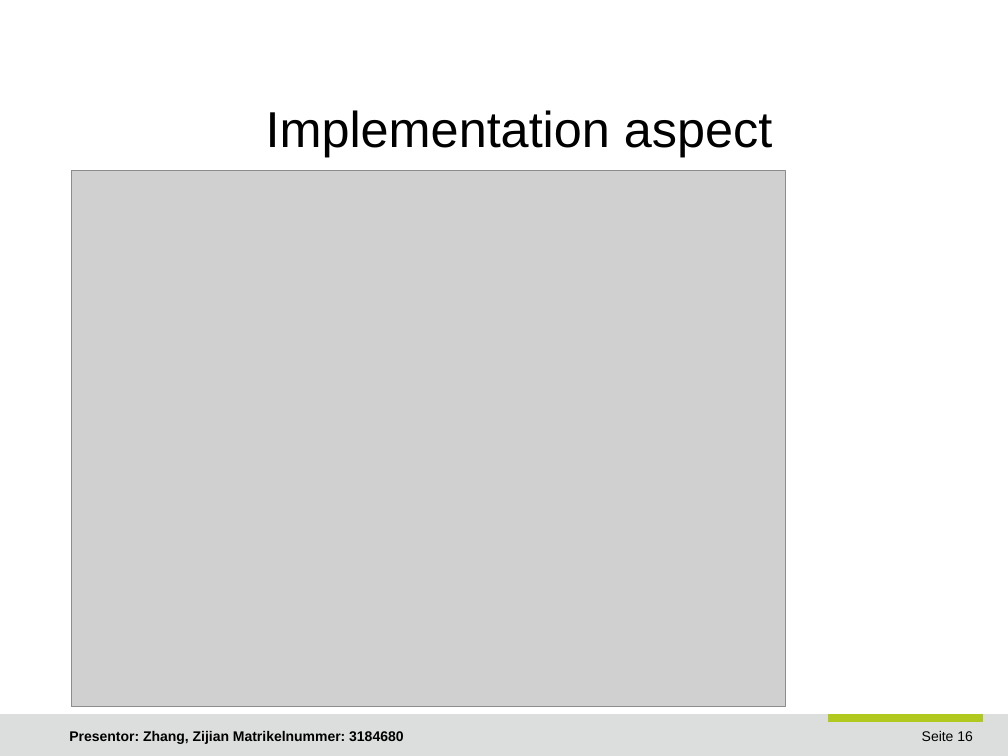
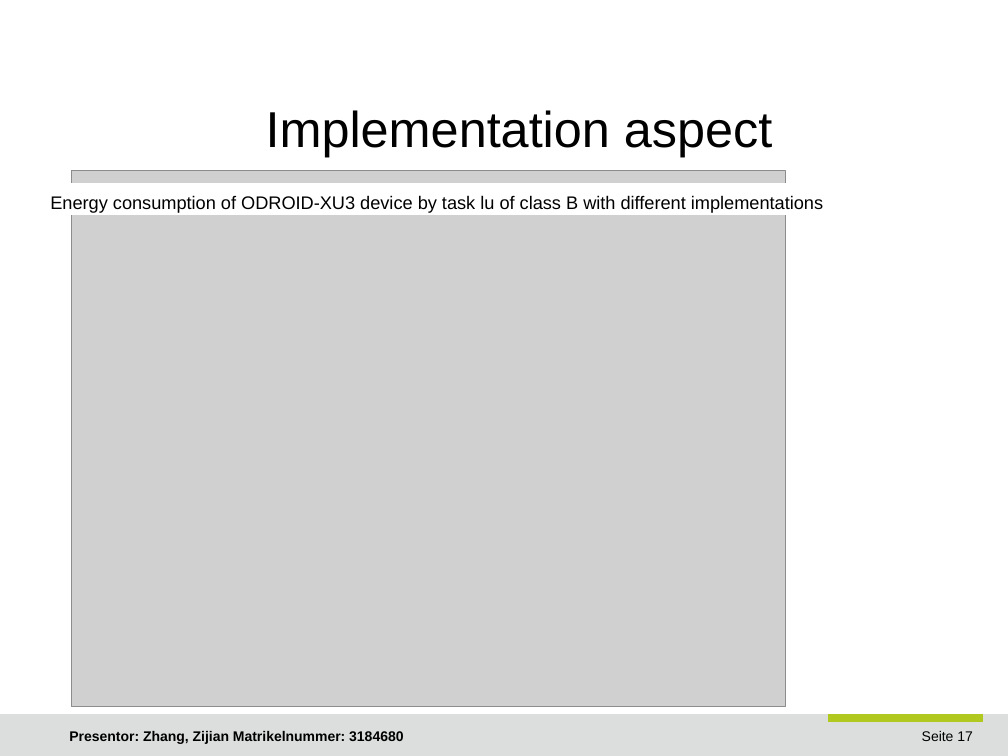
Before and after one commit to JoshuaGhost/hpc_data, a slide deck: slide 17 of presentation/Zhang_Zijian_HPC.odp (slide 16 before the commit). Drawn at 1008x756 pixels with LibreOffice and Linux fonts; fonts in the diff are those of the drawing; grey boxes stand for pictures; background and template pictures are left out. Boxes give left, top, right and bottom in pixels: in the first picture for what was removed or moved away, otherwise in the second. Text is boxed around its words. In the diff, an @@ line names an element or a change of style, - is before the commit and + after.

```diff
--- a/presentation/Zhang_Zijian_HPC.odp
+++ b/presentation/Zhang_Zijian_HPC.odp
@@ text added at [50,195,823,213], 13 pt, text #000000 @@
+Energy consumption of ODROID-XU3 device by task lu of class B with different implementations
@@ rectangle added at [55,183,817,214], fill #FFFFFF, outline #FFFFFF 0 pt @@
@@ page number at [922,731,973,741]: text changed @@
-Seite 16
+Seite 17
```
Also in this commit, not shown: 5 other slides changed, 2 slides added, 14 other files.
